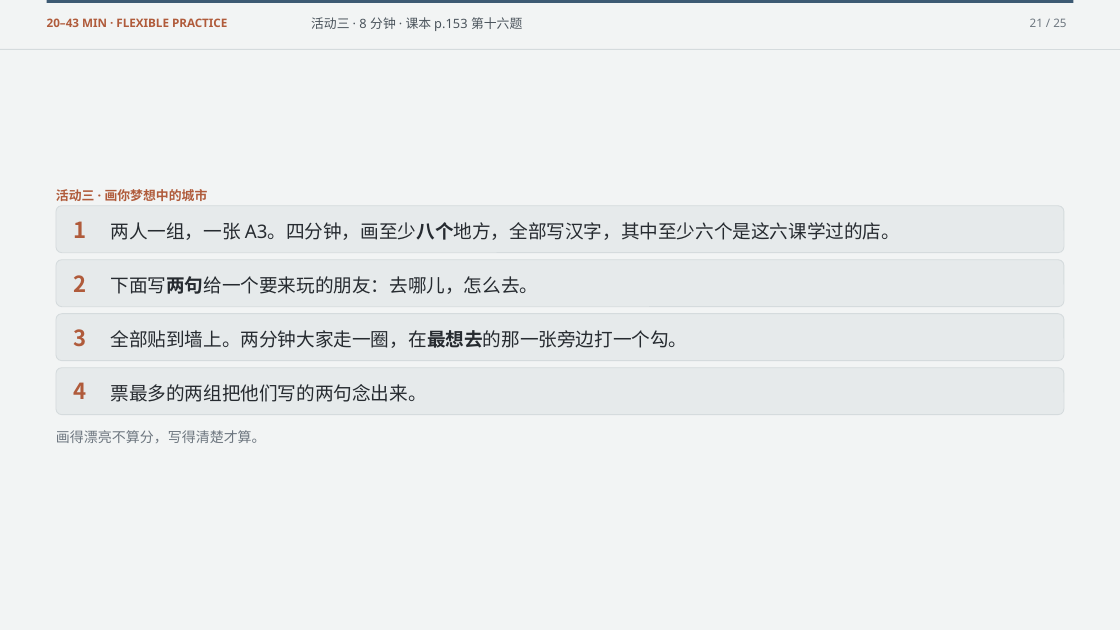
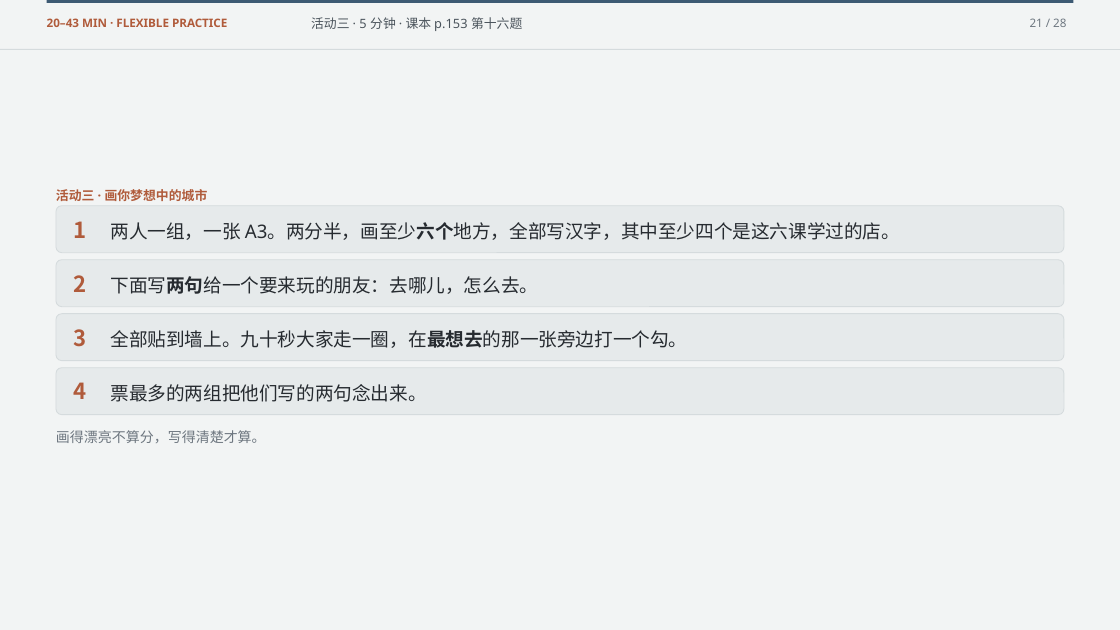
Before and after one commit to luojiahai/deck, a slide deck: slide 21 of index/designs/y8-l15/l6-my-neighbourhood/l6-my-neighbourhood.pptx. Drawn at 1120x630 pixels with LibreOffice and Linux fonts; fonts in the diff are those of the drawing. Boxes give left, top, right and bottom in pixels: in the first picture for what was removed or moved away, otherwise in the second. Text is boxed around its words. In the diff, an @@ line names an element or a change of style, - is before the commit and + after.

```diff
--- a/index/designs/y8-l15/l6-my-neighbourhood/l6-my-neighbourhood.pptx
+++ b/index/designs/y8-l15/l6-my-neighbourhood/l6-my-neighbourhood.pptx
@@ text at [311, 17, 522, 31]: text changed @@
-活动三 · 8 分钟 · 课本 p.153 第十六题
+活动三 · 5 分钟 · 课本 p.153 第十六题
@@ text at [1030, 18, 1066, 27]: text changed @@
-21 / 25
+21 / 28
@@ text at [110, 222, 900, 240]: text changed @@
-两人一组，一张 A3。四分钟，画至少八个地方，全部写汉字，其中至少六个是这六课学过的店。
+两人一组，一张 A3。两分半，画至少六个地方，全部写汉字，其中至少四个是这六课学过的店。
@@ text at [111, 330, 688, 348]: text changed @@
-全部贴到墙上。两分钟大家走一圈，在最想去的那一张旁边打一个勾。
+全部贴到墙上。九十秒大家走一圈，在最想去的那一张旁边打一个勾。
```
Also in this commit, not shown: 24 other slides changed, 3 slides added, 49 other files.
